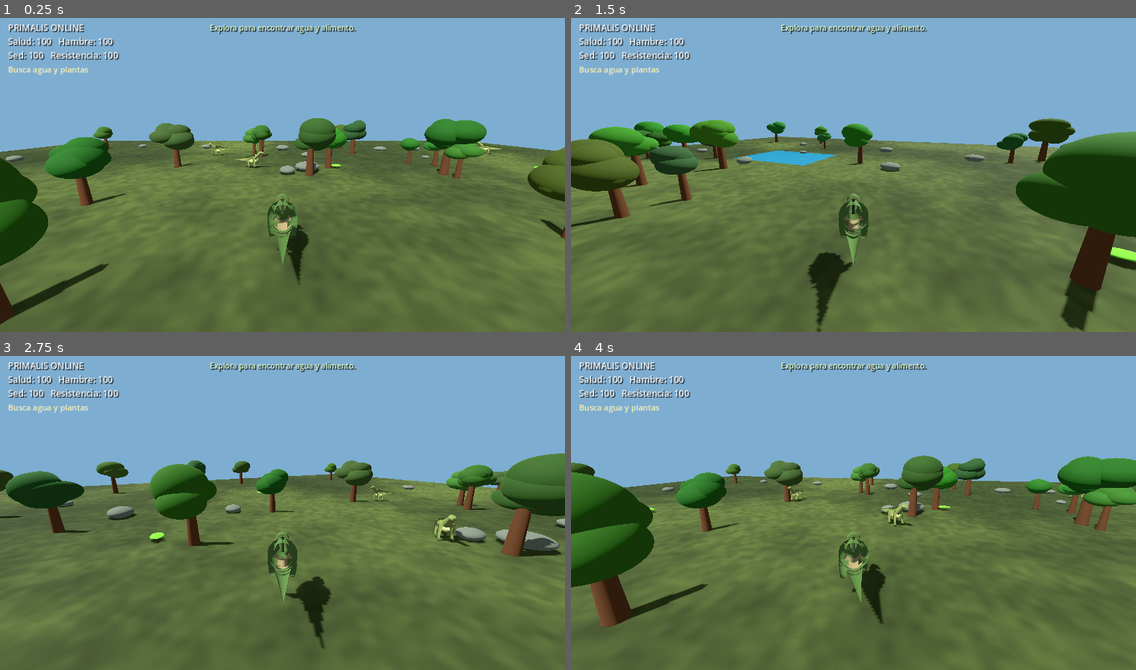
Above: before the commit, frames 1-4 (two rows, left to right).
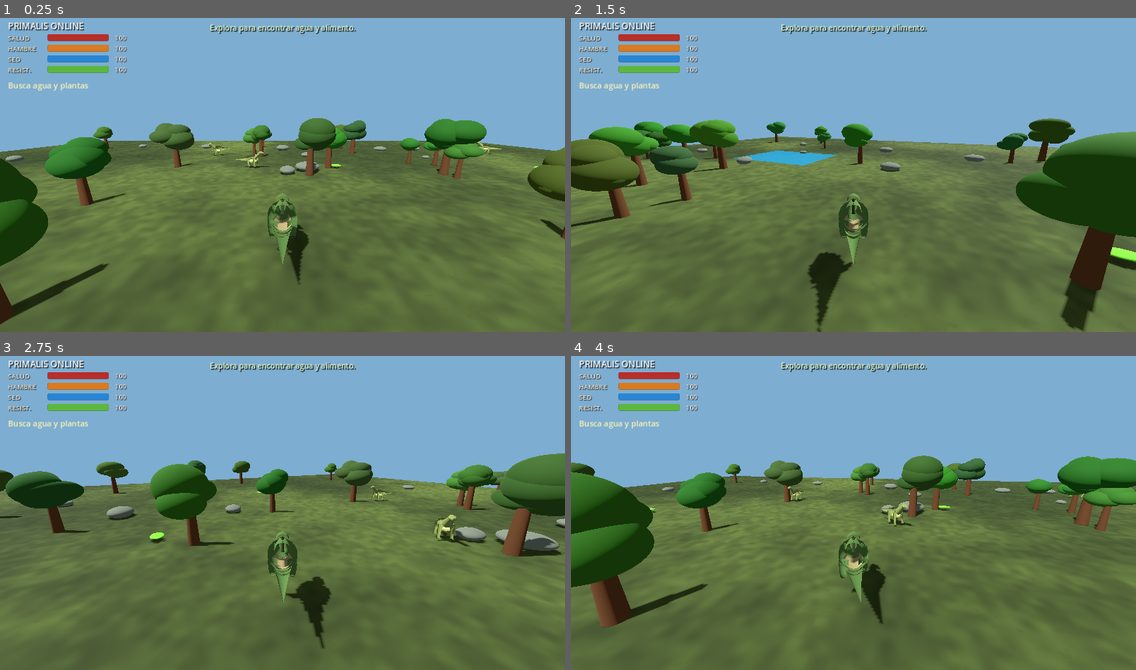
Above: after the commit, the same moments.

Repository: misael546/PrimalisOnline
Game: Godot game, scene res://scenes/main.tscn
Two runs of this game, one before a commit and one after it. Both use one fixed random seed, a clock stepped at 60 frames per second and the inputs below.
Inputs (mouse positions are in pixels of both pictures, inside the frame that each line leads up to):
- Up to frame 1 (0.25 s): no input
- Up to frame 2 (1.5 s): tap Enter at 0.5 s; move the mouse to (977, 156) at 0.52 s; hold D (move_right) 0.53-1.25 s; tap E at 0.6 s; click (977, 156) at 0.67 s; drag from (740, 187) to (825, 237) at 1.27 s
- Up to frame 3 (2.75 s): tap Space at 2 s; move the mouse to (339, 440) at 2.02 s; hold D (move_right) from 2.03 s (still down); tap E at 2.1 s
- Up to frame 4 (4 s): release D (move_right) at 2.75 s; drag from (825, 575) to (684, 462) at 2.77 s; move the mouse to (1023, 560) at 3.52 s; hold A (move_left) from 3.53 s (still down); tap E at 3.6 s

The runs differ from the first frame. In frame 1, 2.2% of the frame differs, in the area x 1-23%, y 1-24%; in frame 2, 2.2%; in frame 3, 2.2%; in frame 4, 2.2%.

Commit message:
feat: add compact survival status bars to mobile HUD

Diff:
--- a/scripts/main.gd
+++ b/scripts/main.gd
@@ -10,6 +10,9 @@
 var use_button: Button
 var sprint_button: Button
 var food_respawn_timers: Dictionary = {}
+var survival_bars: Dictionary = {}
+var survival_values: Dictionary = {}
+var survival_labels: Dictionary = {}
 
 func _ready() -> void:
 	_apply_ground_material()
@@ -20,9 +23,8 @@
 
 func _process(_delta: float) -> void:
 	if is_instance_valid(status_label):
-		status_label.text = "PRIMALIS ONLINE\nSalud: %d   Hambre: %d\nSed: %d   Resistencia: %d" % [
-			roundi(float(player.get("health"))), roundi(float(player.get("hunger"))), roundi(float(player.get("thirst"))), roundi(float(player.get("stamina")))
-		]
+		status_label.text = "PRIMALIS ONLINE"
+		_update_survival_hud()
 
 	_update_food_respawns(_delta)
 	_update_nearby_item()
@@ -302,8 +304,12 @@
 	status_label.add_theme_constant_override("shadow_offset_x", 2)
 	status_label.add_theme_constant_override("shadow_offset_y", 2)
 	mobile_ui.add_child(status_label)
+	_add_stat_row(mobile_ui, "health", "SALUD", 43.0, Color(0.72, 0.18, 0.16))
+	_add_stat_row(mobile_ui, "hunger", "HAMBRE", 67.0, Color(0.86, 0.48, 0.12))
+	_add_stat_row(mobile_ui, "thirst", "SED", 91.0, Color(0.16, 0.52, 0.83))
+	_add_stat_row(mobile_ui, "stamina", "RESIST.", 115.0, Color(0.36, 0.72, 0.24))
 	prompt_label = Label.new()
-	prompt_label.position = Vector2(18, 112)
+	prompt_label.position = Vector2(18, 148)
 	prompt_label.add_theme_font_size_override("font_size", 18)
 	prompt_label.add_theme_color_override("font_color", Color(1.0, 0.95, 0.7))
 	mobile_ui.add_child(prompt_label)
@@ -324,6 +330,65 @@
 	_add_move_button(mobile_ui, "▶", "move_right", Vector2.ZERO)
 	_add_use_button(mobile_ui)
 	_add_sprint_button(mobile_ui)
+
+func _add_stat_row(parent: Control, key: String, caption: String, y_position: float, fill_color: Color) -> void:
+	var row_label := Label.new()
+	row_label.text = caption
+	row_label.position = Vector2(18.0, y_position)
+	row_label.size = Vector2(82.0, 22.0)
+	row_label.add_theme_font_size_override("font_size", 15)
+	row_label.add_theme_color_override("font_color", Color(0.98, 0.98, 0.92))
+	row_label.add_theme_color_override("font_shadow_color", Color(0.0, 0.0, 0.0, 0.9))
+	row_label.add_theme_constant_override("shadow_offset_x", 1)
+	row_label.add_theme_constant_override("shadow_offset_y", 1)
+	parent.add_child(row_label)
+	survival_labels[key] = row_label
+
+	var bar := ProgressBar.new()
+	bar.min_value = 0.0
+	bar.max_value = 100.0
+	bar.value = 100.0
+	bar.show_percentage = false
+	bar.position = Vector2(108.0, y_position + 2.0)
+	bar.size = Vector2(138.0, 15.0)
+	bar.custom_minimum_size = bar.size
+	var background_style := StyleBoxFlat.new()
+	background_style.bg_color = Color(0.02, 0.03, 0.025, 0.82)
+	background_style.set_corner_radius_all(3)
+	bar.add_theme_stylebox_override("background", background_style)
+	var fill_style := StyleBoxFlat.new()
+	fill_style.bg_color = fill_color
+	fill_style.set_corner_radius_all(3)
+	bar.add_theme_stylebox_override("fill", fill_style)
+	parent.add_child(bar)
+	survival_bars[key] = bar
+
+	var number_label := Label.new()
+	number_label.text = "100"
+	number_label.position = Vector2(252.0, y_position - 1.0)
+	number_label.size = Vector2(34.0, 22.0)
+	number_label.horizontal_alignment = HORIZONTAL_ALIGNMENT_RIGHT
+	number_label.add_theme_font_size_override("font_size", 15)
+	number_label.add_theme_color_override("font_color", Color(1.0, 1.0, 1.0))
+	number_label.add_theme_color_override("font_shadow_color", Color(0.0, 0.0, 0.0, 0.9))
+	number_label.add_theme_constant_override("shadow_offset_x", 1)
+	number_label.add_theme_constant_override("shadow_offset_y", 1)
+	parent.add_child(number_label)
+	survival_values[key] = number_label
+
+func _update_survival_hud() -> void:
+	_set_stat_hud("health", float(player.get("health")))
+	_set_stat_hud("hunger", float(player.get("hunger")))
+	_set_stat_hud("thirst", float(player.get("thirst")))
+	_set_stat_hud("stamina", float(player.get("stamina")))
+
+func _set_stat_hud(key: String, value: float) -> void:
+	var bar := survival_bars.get(key) as ProgressBar
+	var number_label := survival_values.get(key) as Label
+	if is_instance_valid(bar):
+		bar.value = clampf(value, 0.0, 100.0)
+	if is_instance_valid(number_label):
+		number_label.text = str(roundi(clampf(value, 0.0, 100.0)))
 
 func _add_move_button(parent: Control, caption: String, action: String, offset: Vector2) -> void:
 	var button := Button.new()
@@ -370,9 +435,28 @@
 		return
 	var viewport_size := get_viewport().get_visible_rect().size
 	var ui_scale := clampf(minf(viewport_size.x / 1280.0, viewport_size.y / 720.0), 0.72, 1.35)
-	status_label.position = Vector2(18.0, 16.0) * ui_scale
+	status_label.position = Vector2(18.0, 12.0) * ui_scale
 	status_label.add_theme_font_size_override("font_size", roundi(20.0 * ui_scale))
-	prompt_label.position = Vector2(18.0, 112.0) * ui_scale
+	var stat_index := 0
+	for key in ["health", "hunger", "thirst", "stamina"]:
+		var row_y := (43.0 + float(stat_index) * 24.0) * ui_scale
+		var row_label := survival_labels.get(key) as Label
+		var bar := survival_bars.get(key) as ProgressBar
+		var number_label := survival_values.get(key) as Label
+		if is_instance_valid(row_label):
+			row_label.position = Vector2(18.0, row_y)
+			row_label.size = Vector2(82.0, 22.0) * ui_scale
+			row_label.add_theme_font_size_override("font_size", roundi(15.0 * ui_scale))
+		if is_instance_valid(bar):
+			bar.position = Vector2(108.0, row_y + 2.0 * ui_scale)
+			bar.size = Vector2(138.0, 15.0) * ui_scale
+			bar.custom_minimum_size = bar.size
+		if is_instance_valid(number_label):
+			number_label.position = Vector2(252.0, row_y - 1.0 * ui_scale)
+			number_label.size = Vector2(34.0, 22.0) * ui_scale
+			number_label.add_theme_font_size_override("font_size", roundi(15.0 * ui_scale))
+		stat_index += 1
+	prompt_label.position = Vector2(18.0, 148.0) * ui_scale
 	prompt_label.add_theme_font_size_override("font_size", roundi(18.0 * ui_scale))
 	feedback_label.position = Vector2(viewport_size.x * 0.25, 18.0 * ui_scale)
 	feedback_label.size = Vector2(viewport_size.x * 0.5, 54.0 * ui_scale)
